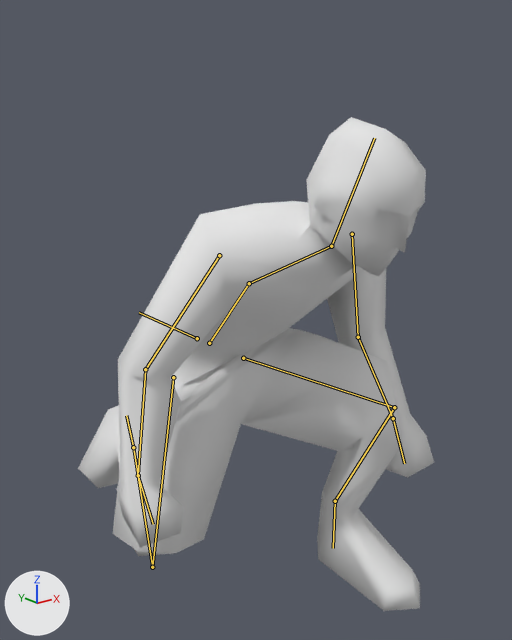
One commit to the Blender file animations/anim_move/anim_move.blend: the scene before it, then after it.
Before and after are seen from a 50 mm lens placed at (-0.913, -1.219, 1.097), pointed at (0.055, -0.009, 0.613). Lighting does not change. The marker at lower left points along +X, +Y and +Z. Both versions are drawn at frame 0 of the action 'crouch_idle-loop'; the numbers are the values there. The bones that bend it are drawn over the model as lines.

Objects in the first picture: 'soldier_sr'.
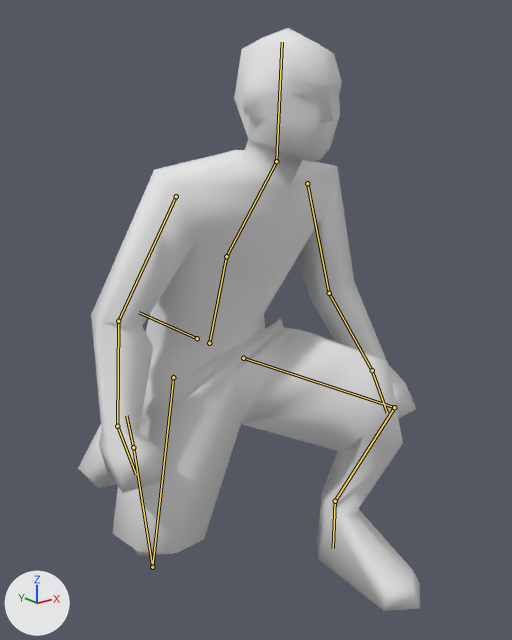
Pixel boxes [x1, y1, x2, y2] of what changed, in the pictures (512 x 640 px):
'soldier_sr', posed (18% taller): before [78, 117, 434, 611]; after [78, 28, 420, 611]
bone 'Spine', root to tip: before (209, 343) to (249, 283); after (209, 343) to (226, 256)
bone 'Spine2', root to tip: before (249, 283) to (331, 246); after (226, 256) to (276, 161)
bone 'Head', root to tip: before (331, 246) to (374, 138); after (276, 161) to (282, 42)
bone 'ArmL', root to tip: before (352, 234) to (358, 337); after (307, 183) to (329, 293)
bone 'ArmR', root to tip: before (219, 255) to (145, 369); after (176, 196) to (118, 321)

What the commit changed:
Bone 'Spine' (bone_spine) turns from (41, 0, 0) to (18, 0, 0) degrees about its own x, y and z.
Bone 'Spine2' (bone_spine2) turns from (28, 0, 0) to (24, 0, 0) degrees about its own x, y and z.
Bone 'Head' (bone_head) turns from (-43, 0, 0) to (-39, 0, 0) degrees about its own x, y and z.
Bone 'ArmL' (bone_arml) turns from (51, 6, -6) to (37, 18, -9) degrees about its own x, y and z.
Bone 'ArmR' (bone_armr) turns from (40, -15, 12) to (23, -25, 18) degrees about its own x, y and z.
